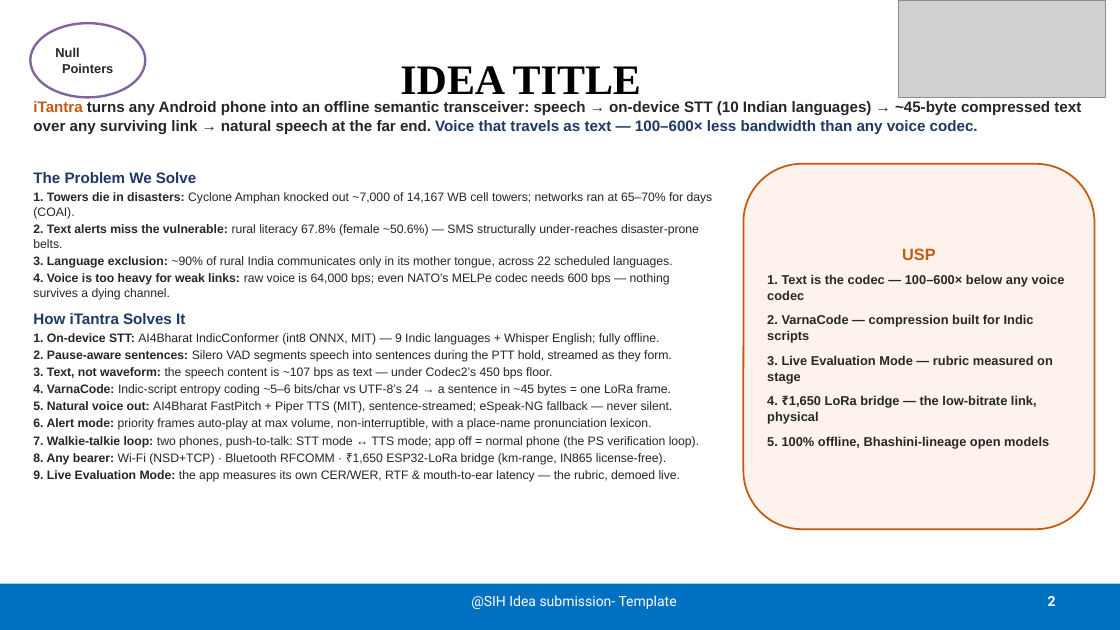
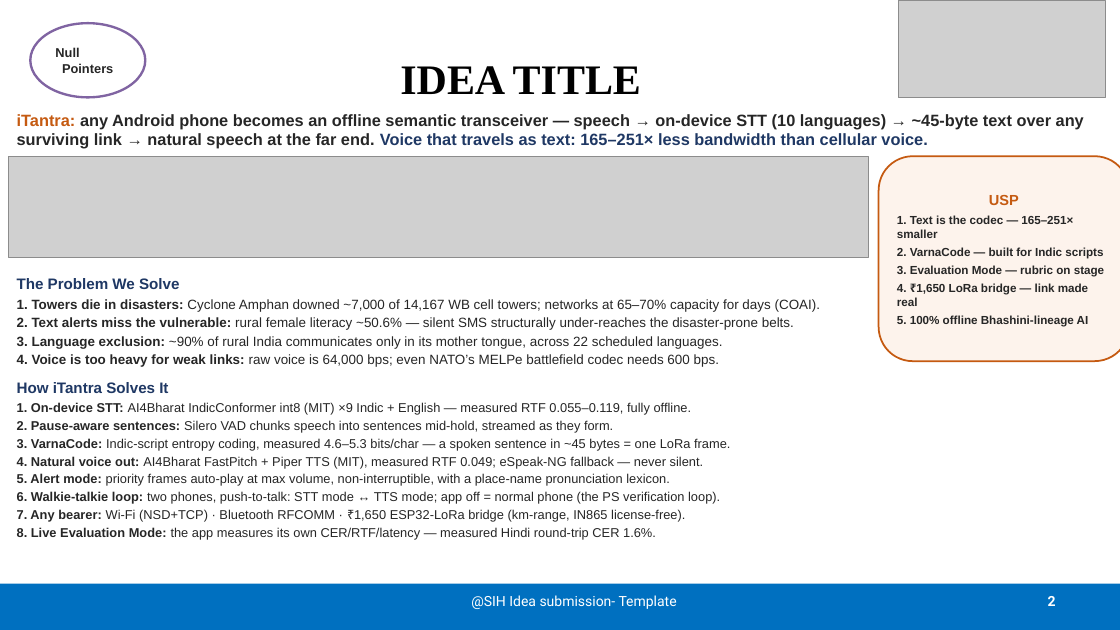
Before and after one commit to satyam-mishra-dev/itantra, a slide deck: slide 2 of docs/SIH2026-iTantra-idea-PPT.pptx. Drawn at 1120x630 pixels with LibreOffice and Linux fonts; fonts in the diff are those of the drawing; grey boxes stand for pictures. Boxes give left, top, right and bottom in pixels: in the first picture for what was removed or moved away, otherwise in the second. Text is boxed around its words. In the diff, an @@ line names an element or a change of style, - is before the commit and + after.

Commit message:
docs: idea PPT v2 — reference geometry, mermaid assets, measured numbers, render-verified

```diff
--- a/docs/SIH2026-iTantra-idea-PPT.pptx
+++ b/docs/SIH2026-iTantra-idea-PPT.pptx
@@ text at <box>17,114,1084,149</box>: text changed; size 13 to 14 pt @@
-iTantra turns any Android phone into an offline semantic transceiver: speech → on-device STT (10 Indian languages) → ~45-byte compressed text over any surviving link → natural speech at the far end. Voice that travels as text — 100–600× less bandwidth than any voice codec.
+iTantra: any Android phone becomes an offline semantic transceiver — speech → on-device STT (10 languages) → ~45-byte text over any surviving link → natural speech at the far end. Voice that travels as text: 165–251× less bandwidth than cellular voice.
@@ picture added at <box>8,156,869,257</box> @@
@@ text at <box>33,172,713,300</box>: paragraphs removed @@
-The Problem We Solve
-1. Towers die in disasters: Cyclone Amphan knocked out ~7,000 of 14,167 WB cell towers; networks ran at 65–70% for days (COAI).
-2. Text alerts miss the vulnerable: rural literacy 67.8% (female ~50.6%) — SMS structurally under-reaches disaster-prone belts.
-3. Language exclusion: ~90% of rural India communicates only in its mother tongue, across 22 scheduled languages.
-4. Voice is too heavy for weak links: raw voice is 64,000 bps; even NATO’s MELPe codec needs 600 bps — nothing survives a dying channel.
@@ rounded rectangle "USP": place and size @@
-rounded rectangle "USP" at <box>744,164,1095,529</box>
+rounded rectangle "USP" at <box>879,156,1120,361</box>
@@ text in rounded rectangle at <box>989,195,1019,205</box>: size 14 to 12.5 pt in "USP"; less space between paragraphs @@
@@ text in rounded rectangle at <box>897,215,1104,327</box>: text changed; size 11 to 10 pt @@
-1. Text is the codec — 100–600× below any voice codec
-2. VarnaCode — compression built for Indic scripts
-3. Live Evaluation Mode — rubric measured on stage
-4. ₹1,650 LoRa bridge — the low-bitrate link, physical
-5. 100% offline, Bhashini-lineage open models
+1. Text is the codec — 165–251× smaller
+2. VarnaCode — built for Indic scripts
+3. Evaluation Mode — rubric on stage
+4. ₹1,650 LoRa bridge — link made real
+5. 100% offline Bhashini-lineage AI
@@ text added at <box>17,278,821,367</box>, 11.5 pt, text #262626 @@
+The Problem We Solve
+1. Towers die in disasters: Cyclone Amphan downed ~7,000 of 14,167 WB cell towers; networks at 65–70% capacity for days (COAI).
+2. Text alerts miss the vulnerable: rural female literacy ~50.6% — silent SMS structurally under-reaches the disaster-prone belts.
+3. Language exclusion: ~90% of rural India communicates only in its mother tongue, across 22 scheduled languages.
+4. Voice is too heavy for weak links: raw voice is 64,000 bps; even NATO’s MELPe battlefield codec needs 600 bps.
@@ text "How iTantra Solves It": place and size @@
-text "How iTantra Solves It" at <box>33,172,713,482</box>
+text "How iTantra Solves It" at <box>17,382,730,539</box>
@@ text at <box>17,382,168,393</box>: less space between paragraphs @@
@@ text at <box>17,402,730,539</box>: text changed; size 10.5 to 11 pt @@
-1. On-device STT: AI4Bharat IndicConformer (int8 ONNX, MIT) — 9 Indic languages + Whisper English; fully offline.
-2. Pause-aware sentences: Silero VAD segments speech into sentences during the PTT hold, streamed as they form.
-3. Text, not waveform: the speech content is ~107 bps as text — under Codec2’s 450 bps floor.
-4. VarnaCode: Indic-script entropy coding ~5–6 bits/char vs UTF-8’s 24 → a sentence in ~45 bytes = one LoRa frame.
-5. Natural voice out: AI4Bharat FastPitch + Piper TTS (MIT), sentence-streamed; eSpeak-NG fallback — never silent.
-6. Alert mode: priority frames auto-play at max volume, non-interruptible, with a place-name pronunciation lexicon.
-7. Walkie-talkie loop: two phones, push-to-talk: STT mode ↔ TTS mode; app off = normal phone (the PS verification loop).
-8. Any bearer: Wi-Fi (NSD+TCP) · Bluetooth RFCOMM · ₹1,650 ESP32-LoRa bridge (km-range, IN865 license-free).
-9. Live Evaluation Mode: the app measures its own CER/WER, RTF & mouth-to-ear latency — the rubric, demoed live.
+1. On-device STT: AI4Bharat IndicConformer int8 (MIT) ×9 Indic + English — measured RTF 0.055–0.119, fully offline.
+2. Pause-aware sentences: Silero VAD chunks speech into sentences mid-hold, streamed as they form.
+3. VarnaCode: Indic-script entropy coding, measured 4.6–5.3 bits/char — a spoken sentence in ~45 bytes = one LoRa frame.
+4. Natural voice out: AI4Bharat FastPitch + Piper TTS (MIT), measured RTF 0.049; eSpeak-NG fallback — never silent.
+5. Alert mode: priority frames auto-play at max volume, non-interruptible, with a place-name pronunciation lexicon.
+6. Walkie-talkie loop: two phones, push-to-talk: STT mode ↔ TTS mode; app off = normal phone (the PS verification loop).
+7. Any bearer: Wi-Fi (NSD+TCP) · Bluetooth RFCOMM · ₹1,650 ESP32-LoRa bridge (km-range, IN865 license-free).
+8. Live Evaluation Mode: the app measures its own CER/RTF/latency — measured Hindi round-trip CER 1.6%.
```
Also in this commit, not shown: 5 other slides changed.
